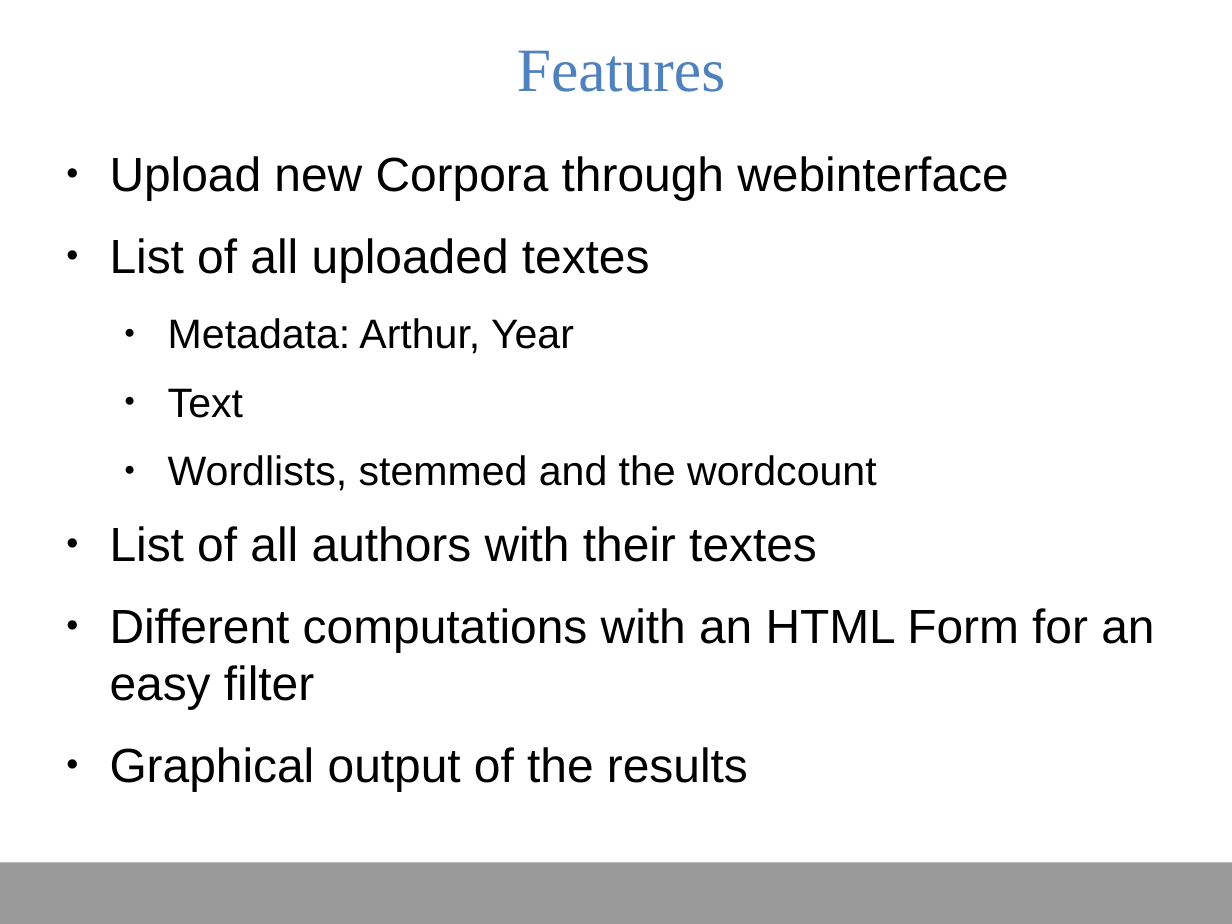
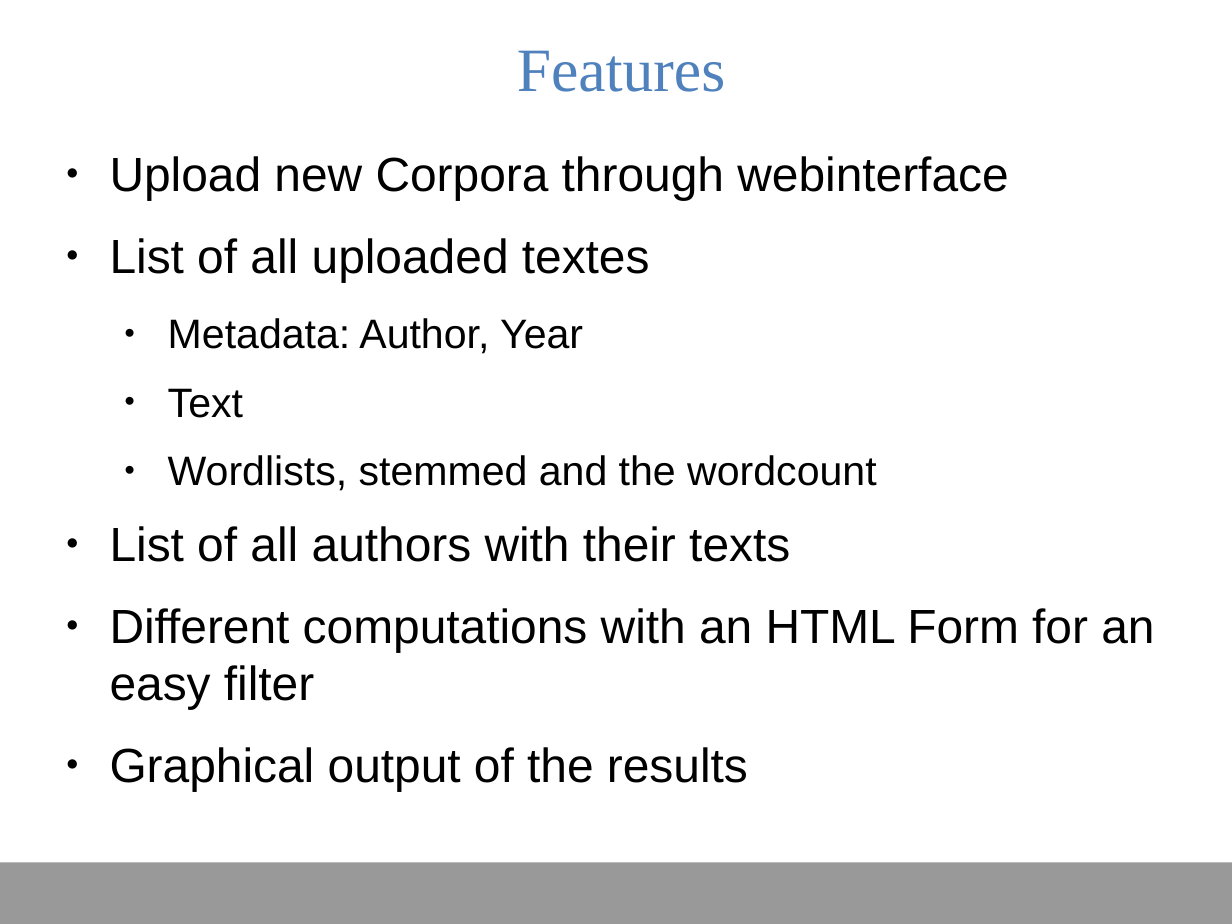
Before and after one commit to DHLeipzig-CurrentTopics-SS2014/shakespeare_project, a slide deck: slide 6 of presentation/vorlesungszeit_pres/thomas.odp. Drawn at 1232x924 pixels with LibreOffice and Linux fonts; fonts in the diff are those of the drawing. Boxes give left, top, right and bottom in pixels: in the first picture for what was removed or moved away, otherwise in the second. Text is boxed around its words. In the diff, an @@ line names an element or a change of style, - is before the commit and + after.

Commit message:
added my pard of presentation, fixed typos

```diff
--- a/presentation/vorlesungszeit_pres/thomas.odp
+++ b/presentation/vorlesungszeit_pres/thomas.odp
@@ text at (168, 318, 583, 354): text changed @@
-  ● Metadata: Arthur, Year
+  ● Metadata: Author, Year
@@ text at (110, 526, 790, 562): text changed @@
-● List of all authors with their textes
+● List of all authors with their texts
```
Also in this commit, not shown: 1 other slide changed, 1 other file.
